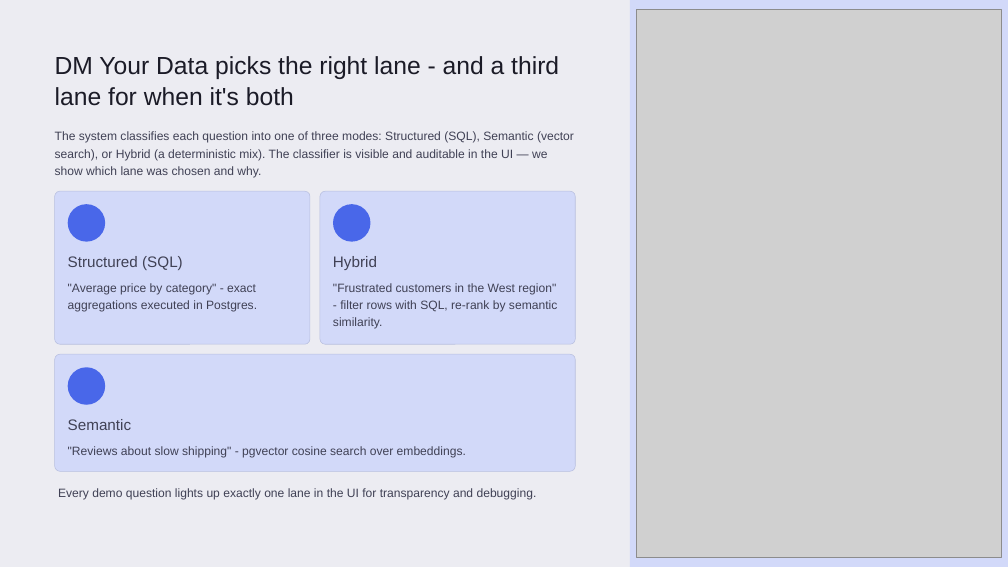
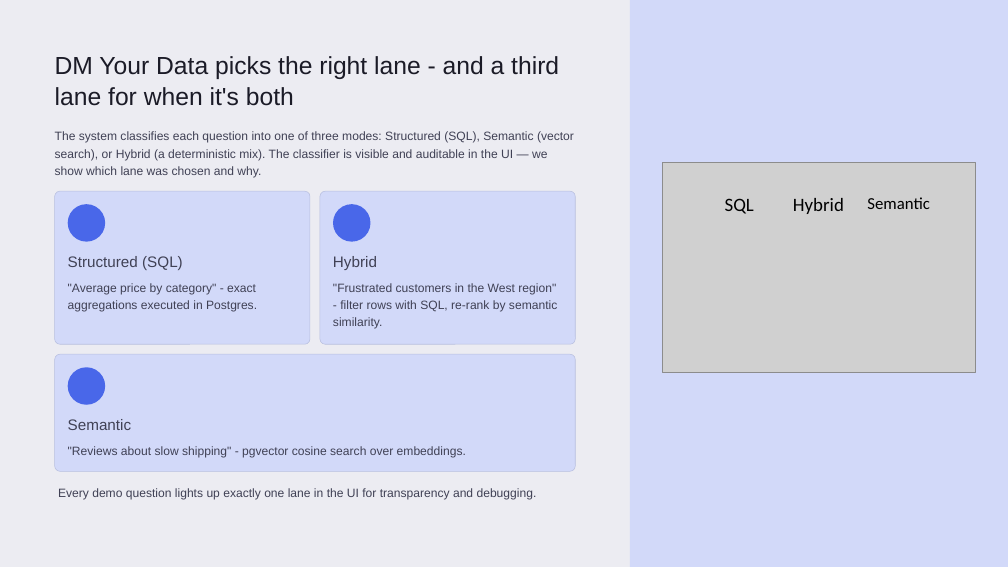
Before and after one commit to girishsakpal/DM-Your-Data, a slide deck: slide 3 of output/DM Your Data PPT.pptx. Drawn at 1008x567 pixels with LibreOffice and Linux fonts; fonts in the diff are those of the drawing; grey boxes stand for pictures; background and template pictures are left out. Boxes give left, top, right and bottom in pixels: in the first picture for what was removed or moved away, otherwise in the second. Text is boxed around its words. In the diff, an @@ line names an element or a change of style, - is before the commit and + after.

Commit message:
Updated PPT

```diff
--- a/output/DM Your Data PPT.pptx
+++ b/output/DM Your Data PPT.pptx
@@ picture removed at (x1=637, y1=9, x2=1002, y2=557) @@
@@ picture added at (x1=662, y1=163, x2=975, y2=373) @@
@@ text added at (x1=725, y1=198, x2=754, y2=214), 18 pt, text #000000 @@
+SQL
@@ text added at (x1=793, y1=198, x2=844, y2=214), 18 pt, text #000000 @@
+Hybrid
@@ text added at (x1=867, y1=197, x2=929, y2=209), 16 pt, text #000000 @@
+Semantic
```
Also in this commit, not shown: 1 other slide changed.
